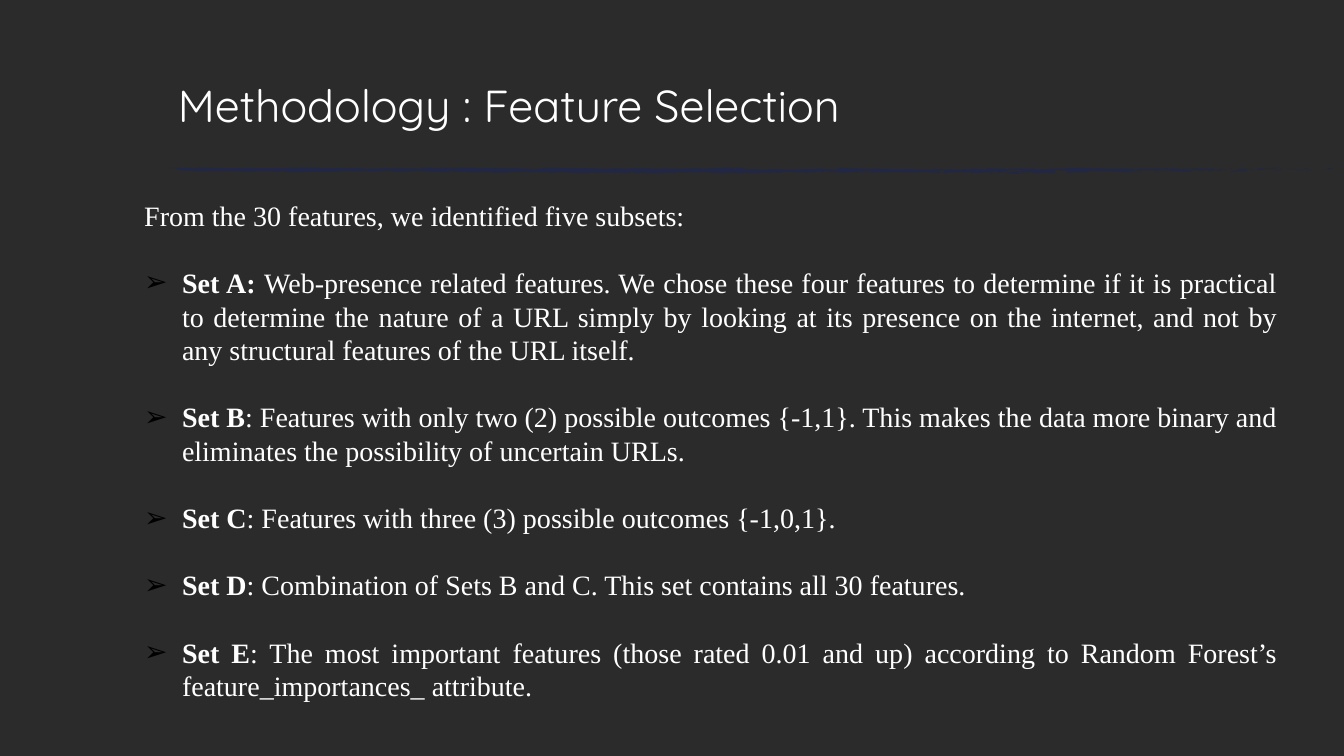
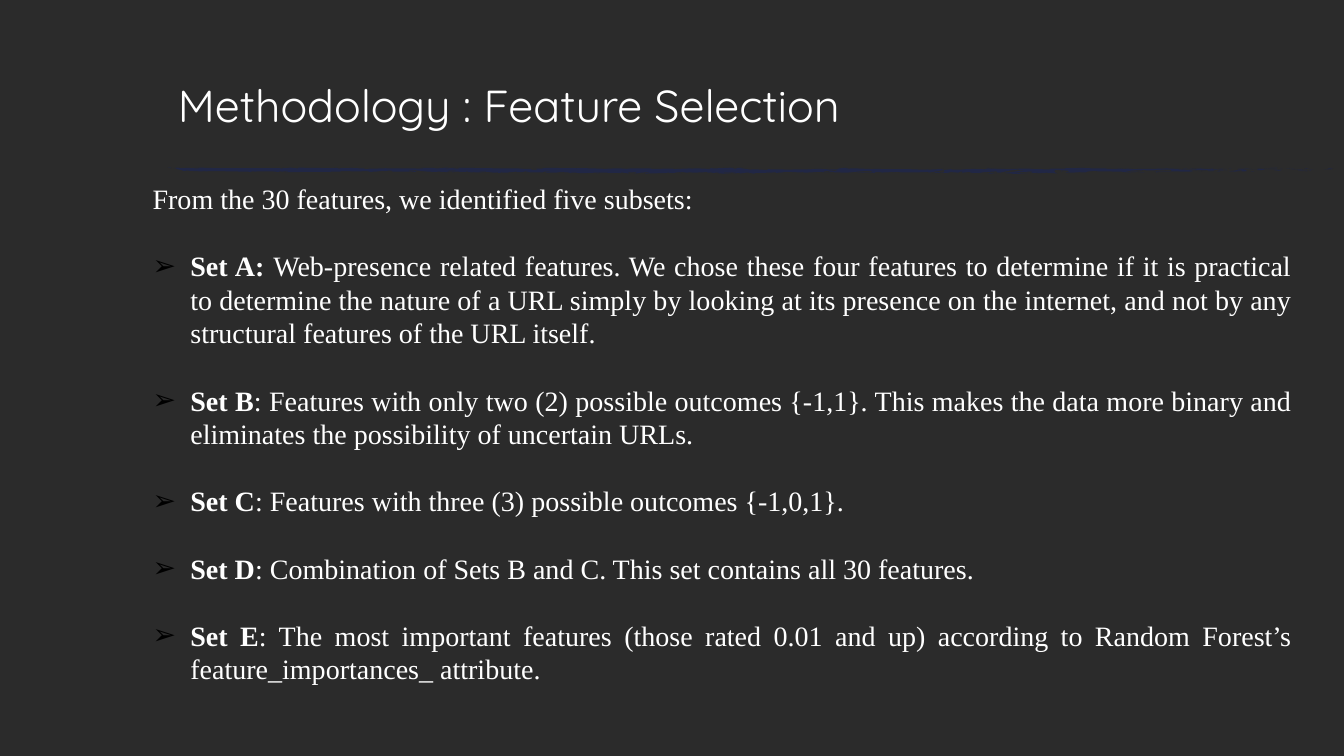
Before and after one commit to zxz003/phishing_Detect, a slide deck: slide 7 of Docs/FinalPresentation.pptx. Drawn at 1344x756 pixels with LibreOffice and Linux fonts; fonts in the diff are those of the drawing; background and template pictures are left out; a plain dark background stands for a picture behind light text. Boxes give left, top, right and bottom in pixels: in the first picture for what was removed or moved away, otherwise in the second. Text is boxed around its words. In the diff, an @@ line names an element or a change of style, - is before the commit and + after.

```diff
--- a/Docs/FinalPresentation.pptx
+++ b/Docs/FinalPresentation.pptx
@@ text "From the 30 features, we ..." rewrapped from box(144, 206, 1277, 702) to box(153, 189, 1291, 685) @@
```
Also in this commit, not shown: 10 other slides changed, 1 slide added.
